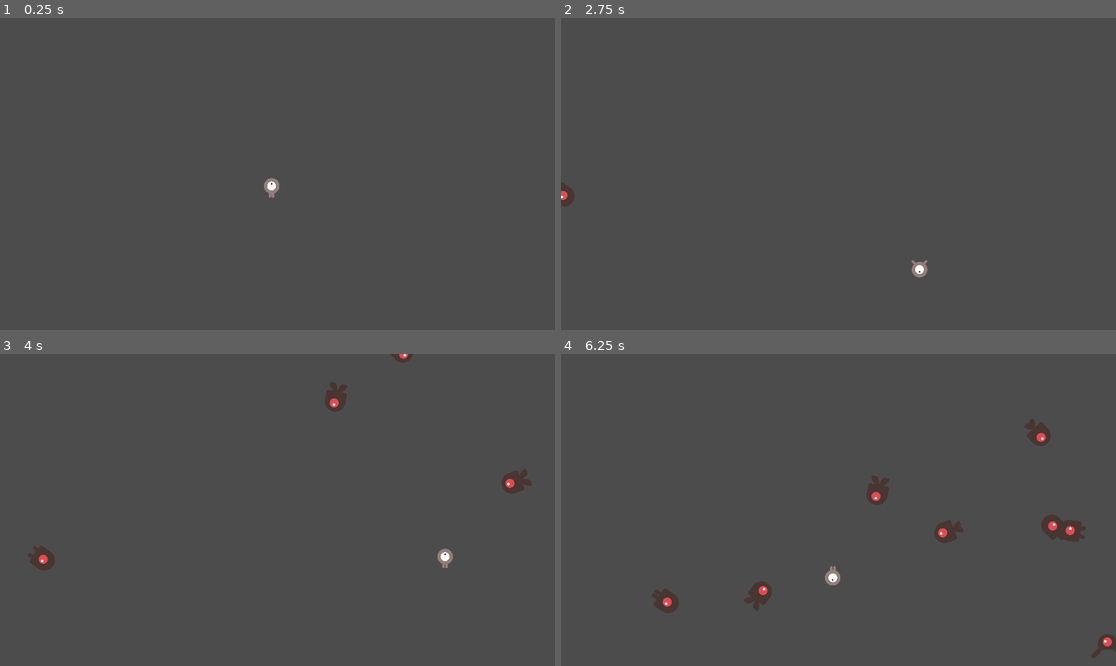
Above: before the commit, frames 1-4 (two rows, left to right).
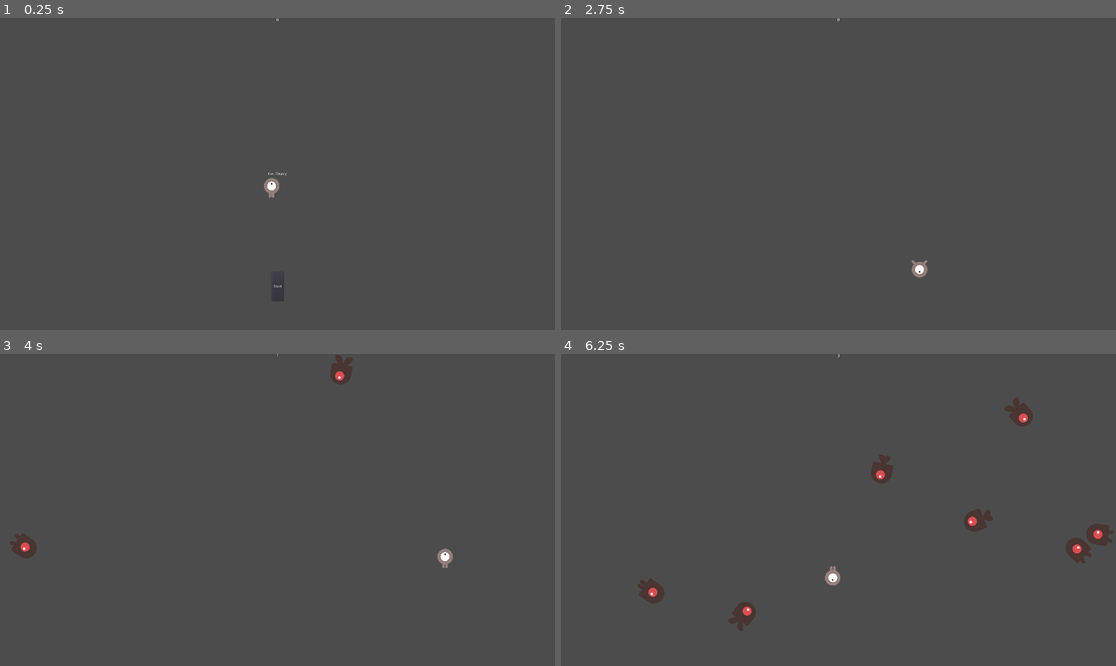
Above: after the commit, the same moments.

Repository: JennyJTG/GodotGameProject
Game: Godot game, scene res://Main.tscn
Two runs of this game, one before a commit and one after it. Both use one fixed random seed, a clock stepped at 60 frames per second and the inputs below.
Inputs (mouse positions are in pixels of both pictures, inside the frame that each line leads up to):
- Up to frame 1 (0.25 s): no input
- Up to frame 2 (2.75 s): click (838, 286) at 0.5 s, where only the run after the commit has a clickable "Start"; tap Enter at 1.25 s; hold D (move_right) 1.28-2.03 s; hold S (move_down) from 2.03 s (still down)
- Up to frame 3 (4 s): release S (move_down) at 2.78 s; hold D (move_right) 2.78-3.53 s; hold W (move_up) from 3.53 s (still down)
- Up to frame 4 (6.25 s): release W (move_up) at 4.28 s; hold A (move_left) 4.28-5.78 s; hold S (move_down) from 5.78 s (still down)

The runs differ from the first frame. In frame 1, less than 0.1% of the frame differs, in the area x 48-52%, y 0-91%; in frame 2, 0.1%; in frame 3, 1.3%; in frame 4, 3.4%, in the area x 13-100%, y 0-98%.

Commit message:
Start game HUD but with terrible font

Diff:
--- /dev/null
+++ b/gameJamButCooler/HUD.gd
@@ -0,0 +1,44 @@
+extends CanvasLayer
+
+signal start_game
+
+
+# Declare member variables here. Examples:
+# var a = 2
+# var b = "text"
+
+
+# Called when the node enters the scene tree for the first time.
+func _ready():
+    pass # Replace with function body.
+
+func show_message(text):
+    $Message.text = text
+    $Message.show()
+    $MessageTimer.start()
+
+func show_game_over():
+    show_message("Game Over")
+    # Wait until the MessageTimer has counted down.
+    yield($MessageTimer, "timeout")
+
+    $Message.text = "Dodge the\nCreeps!"
+    $Message.show()
+    # Make a one-shot timer and wait for it to finish.
+    yield(get_tree().create_timer(1), "timeout")
+    $StartButton.show()
+
+func update_score(score):
+    $ScoreLabel.text = str(score)
+
+func _on_StartButton_pressed():
+    $StartButton.hide()
+    emit_signal("start_game")
+
+func _on_MessageTimer_timeout():
+    $Message.hide()
+
+
+# Called every frame. 'delta' is the elapsed time since the previous frame.
+#func _process(delta):
+#    pass
--- a/gameJamButCooler/Main.gd
+++ b/gameJamButCooler/Main.gd
@@ -10,14 +10,19 @@
 func game_over():
     $ScoreTimer.stop()
     $MobTimer.stop()
+    $HUD.show_game_over()
 
 func new_game():
     score = 0
     $Player.start($StartPosition.position)
     $StartTimer.start()
+    $HUD.update_score(score)
+    $HUD.show_message("Get Ready")
+    get_tree().call_group("mobs", "queue_free")
 
 func _on_ScoreTimer_timeout():
     score += 1
+    $HUD.update_score(score)
 
 func _on_StartTimer_timeout():
     $MobTimer.start()
--- a/gameJamButCooler/Main.tscn
+++ b/gameJamButCooler/Main.tscn
@@ -1,8 +1,9 @@
-[gd_scene load_steps=5 format=2]
+[gd_scene load_steps=6 format=2]
 
 [ext_resource path="res://player/Player.tscn" type="PackedScene" id=1]
 [ext_resource path="res://Main.gd" type="Script" id=2]
 [ext_resource path="res://mob/Mob.tscn" type="PackedScene" id=3]
+[ext_resource path="res://HUD.gd" type="Script" id=4]
 
 [sub_resource type="Curve2D" id=1]
 _data = {
@@ -34,7 +35,44 @@
 [node name="MobSpawnLocation" type="PathFollow2D" parent="MobPath"]
 position = Vector2( -27, -16 )
 
+[node name="HUD" type="CanvasLayer" parent="."]
+script = ExtResource( 4 )
+
+[node name="ScoreLabel" type="Label" parent="HUD"]
+anchor_right = 1.0
+margin_bottom = 14.0
+text = "0"
+align = 1
+
+[node name="Message" type="Label" parent="HUD"]
+anchor_top = 0.5
+anchor_right = 1.0
+anchor_bottom = 0.5
+margin_top = -7.0
+margin_bottom = 7.0
+text = "Dodge the Creeps!"
+align = 1
+autowrap = true
+
+[node name="StartButton" type="Button" parent="HUD"]
+anchor_left = 0.5
+anchor_top = 1.0
+anchor_right = 0.5
+anchor_bottom = 1.0
+margin_left = -20.5
+margin_top = -200.0
+margin_right = 20.5
+margin_bottom = -100.0
+text = "Start"
+
+[node name="MessageTimer" type="Timer" parent="HUD"]
+wait_time = 2.0
+one_shot = true
+
 [connection signal="hit" from="Player" to="." method="game_over"]
 [connection signal="timeout" from="MobTimer" to="." method="_on_MobTimer_timeout"]
 [connection signal="timeout" from="ScoreTimer" to="." method="_on_ScoreTimer_timeout"]
 [connection signal="timeout" from="StartTimer" to="." method="_on_StartTimer_timeout"]
+[connection signal="start_game" from="HUD" to="." method="new_game"]
+[connection signal="pressed" from="HUD/StartButton" to="HUD" method="_on_StartButton_pressed"]
+[connection signal="timeout" from="HUD/MessageTimer" to="HUD" method="_on_MessageTimer_timeout"]
--- a/gameJamButCooler/mob/Mob.tscn
+++ b/gameJamButCooler/mob/Mob.tscn
@@ -30,7 +30,7 @@
 radius = 36.0
 height = 28.0
 
-[node name="Mob" type="RigidBody2D"]
+[node name="Mob" type="RigidBody2D" groups=["mobs"]]
 collision_mask = 0
 gravity_scale = 0.0
 script = ExtResource( 7 )
